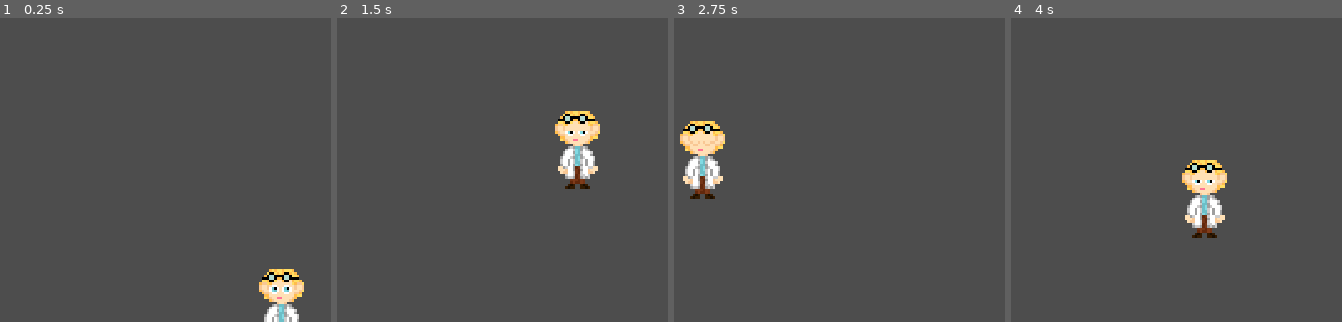
Above: before the commit, frames 1-4 (left to right).
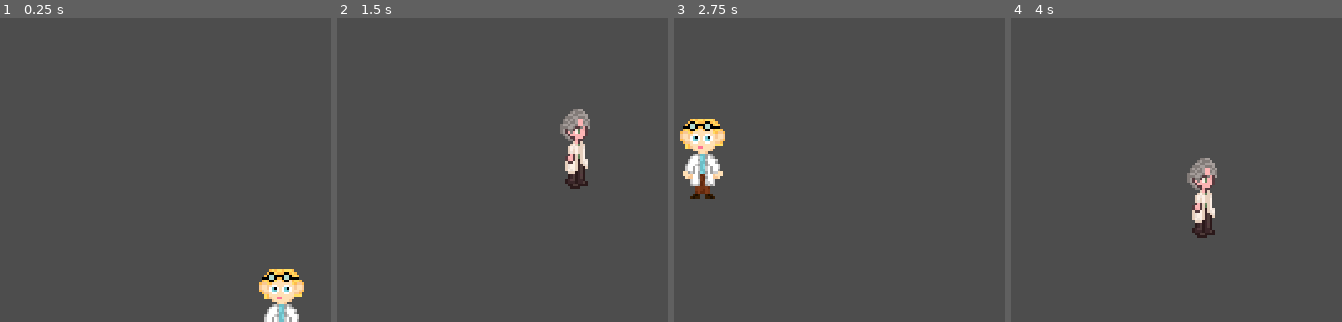
Above: after the commit, the same moments.

Repository: Buzabs/geek
Game: Godot game, scene res://scenes/test_scene.tscn
Two runs of this game, one before a commit and one after it. Both use one fixed random seed, a clock stepped at 60 frames per second and the inputs below. The project has no main scene, so this scene is started directly.
Inputs (mouse positions are in pixels of both pictures, inside the frame that each line leads up to):
- Up to frame 1 (0.25 s): no input
- Up to frame 2 (1.5 s): tap Enter at 0.5 s; move the mouse to (608, 124) at 0.52 s; press the mouse at (608, 124) at 0.53 s; move the mouse to (340, 160) at 1.27 s; release the mouse at (340, 160) at 1.28 s; click (340, 160) at 1.35 s
- Up to frame 3 (2.75 s): move the mouse to (869, 63) at 2.02 s; press the mouse at (869, 63) at 2.03 s
- Up to frame 4 (4 s): move the mouse to (1110, 212) at 2.77 s; release the mouse at (1110, 212) at 2.78 s; click (1110, 212) at 2.85 s; tap Space at 3.5 s; move the mouse to (1335, 197) at 3.52 s; press the mouse at (1335, 197) at 3.53 s

The runs differ from the first frame. In frame 1, less than 0.1% of the frame differs, in the area x 79-92%, y 83-94%; in frame 2, 2.5%, in the area x 65-80%, y 29-57%; in frame 3, 1.7%; in frame 4, 2.5%.

Commit message:
Flipping sprites
not working

Diff:
--- a/scenes/player.tscn
+++ b/scenes/player.tscn
@@ -1,8 +1,9 @@
-[gd_scene load_steps=15 format=3 uid="uid://8d8gar38poer"]
+[gd_scene load_steps=20 format=3 uid="uid://8d8gar38poer"]
 
 [ext_resource type="Script" uid="uid://coxk3ftwgbyjl" path="res://scripts/player.gd" id="1_g2els"]
 [ext_resource type="Texture2D" uid="uid://d3a3u5t6a7m25" path="res://sprites/scientist_idle.png" id="2_qlg0r"]
 [ext_resource type="Script" uid="uid://b4tvo7axt2w6i" path="res://scripts/state_machine.gd" id="3_dqkch"]
+[ext_resource type="Texture2D" uid="uid://81by1v701lyk" path="res://sprites/scientist_walk.png" id="3_tuyoq"]
 [ext_resource type="Script" uid="uid://cfen5opq6cqcd" path="res://scripts/move.gd" id="4_qlg0r"]
 [ext_resource type="Script" uid="uid://b67pdi50ghfwy" path="res://scripts/idle.gd" id="5_qlg0r"]
 
@@ -37,6 +38,22 @@
 atlas = ExtResource("2_qlg0r")
 region = Rect2(192, 0, 32, 32)
 
+[sub_resource type="AtlasTexture" id="AtlasTexture_jej6c"]
+atlas = ExtResource("3_tuyoq")
+region = Rect2(0, 0, 32, 32)
+
+[sub_resource type="AtlasTexture" id="AtlasTexture_f1ej7"]
+atlas = ExtResource("3_tuyoq")
+region = Rect2(32, 0, 32, 32)
+
+[sub_resource type="AtlasTexture" id="AtlasTexture_oprun"]
+atlas = ExtResource("3_tuyoq")
+region = Rect2(64, 0, 32, 32)
+
+[sub_resource type="AtlasTexture" id="AtlasTexture_a8ls1"]
+atlas = ExtResource("3_tuyoq")
+region = Rect2(96, 0, 32, 32)
+
 [sub_resource type="SpriteFrames" id="SpriteFrames_3vyb7"]
 animations = [{
 "frames": [{
@@ -64,6 +81,23 @@
 "loop": true,
 "name": &"default",
 "speed": 5.0
+}, {
+"frames": [{
+"duration": 1.0,
+"texture": SubResource("AtlasTexture_jej6c")
+}, {
+"duration": 1.0,
+"texture": SubResource("AtlasTexture_f1ej7")
+}, {
+"duration": 1.0,
+"texture": SubResource("AtlasTexture_oprun")
+}, {
+"duration": 1.0,
+"texture": SubResource("AtlasTexture_a8ls1")
+}],
+"loop": true,
+"name": &"walk",
+"speed": 5.0
 }]
 
 [node name="Player" type="CharacterBody2D"]
@@ -76,9 +110,10 @@
 [node name="animation" type="AnimatedSprite2D" parent="."]
 texture_filter = 1
 sprite_frames = SubResource("SpriteFrames_3vyb7")
+animation = &"walk"
 autoplay = "default"
-frame = 4
-frame_progress = 0.934187
+frame = 2
+frame_progress = 0.540801
 
 [node name="state_machine" type="Node" parent="." node_paths=PackedStringArray("starting_state")]
 script = ExtResource("3_dqkch")
--- a/scripts/idle.gd
+++ b/scripts/idle.gd
@@ -3,7 +3,7 @@
 @export var move_state: State
 
 func enter() -> void:
-	pass
+	parent.animations.play("default")
 
 func exit() -> void:
 	pass
--- a/scripts/move.gd
+++ b/scripts/move.gd
@@ -3,6 +3,8 @@
 
 @export var movement_speed = 100
 @export var idle_state: State
+var dir_x
+var dir_y
 
 var parent: Player
 
@@ -11,6 +13,9 @@
 func enter() -> void:
 	target = parent.position
 	target = parent.get_global_mouse_position()
+	parent.animations.play("walk")
+	dir_x = parent.direction.x
+	dir_y = parent.direction.y
 
 func exit() -> void:
 	pass
@@ -19,6 +24,11 @@
 	return null
 
 func process_frame(_delta: float) -> State:
+	if dir_x < 0:
+		parent.animations.flip_h = true
+	elif dir_x > 0:
+		parent.animations.flip_h = false
+
 	return null
 
 func process_physics(_delta: float) -> State:
--- a/scripts/player.gd
+++ b/scripts/player.gd
@@ -3,6 +3,8 @@
 
 @onready var animations = $animation
 @onready var state_machine = $state_machine
+
+var direction: Vector2 = Vector2.ZERO
 
 func _ready() -> void:
 	state_machine.init(self)
Binary file added: sprites/scientist_walk.png
Not shown, added: sprites/scientist_walk.png.import
Binary file changed: sprites/t.aseprite
